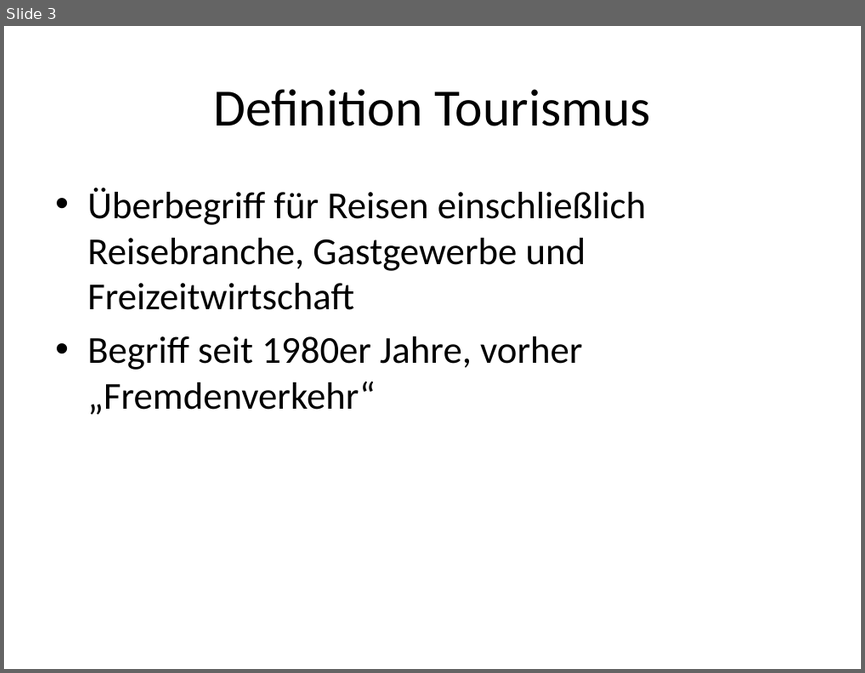
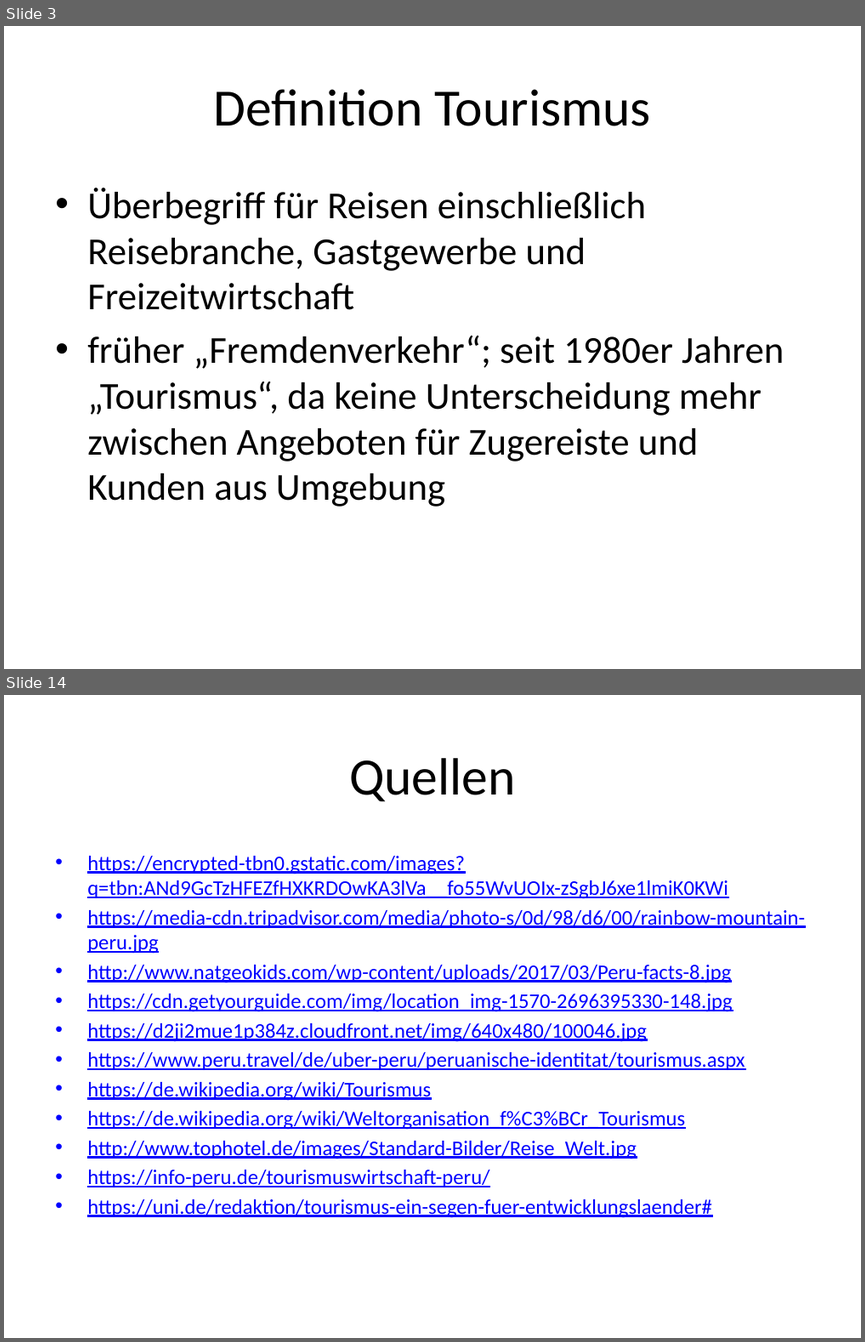
Before and after one commit to Hurafhev/flux-analytics, a slide deck: Tourismus in Peru.pptx. Shown one above the other, each under a label of ours: slide 3 before the commit, slides 3 and 14 after it; the slides between them are not shown. The pictures are 865x673 and 865x1342 pixels, drawn with LibreOffice and Linux fonts; fonts in the diff are those of the drawing. Boxes give left, top, right and bottom in pixels: in the first picture for what was removed or moved away, otherwise in the second. Text is boxed around its words. In the diff, an @@ line names an element or a change of style, - is before the commit and + after.

```diff
--- a/Tourismus in Peru.pptx
+++ b/Tourismus in Peru.pptx
@@ slide 14 added at (4,695,861,1338), background #FFFFFF @@
@@ title added at (349,758,515,801), 44 pt, text #000000 @@
+Quellen
@@ text added at (87,856,805,1218), 17.6 pt, text #0000FF, underline @@
+• https://encrypted-tbn0.gstatic.com/images?q=tbn:ANd9GcTzHFEZfHXKRDOwKA3lVa__fo55WvUOIx-zSgbJ6xe1lmiK0KWi
+• https://media-cdn.tripadvisor.com/media/photo-s/0d/98/d6/00/rainbow-mountain-peru.jpg
+• http://www.natgeokids.com/wp-content/uploads/2017/03/Peru-facts-8.jpg
+• https://cdn.getyourguide.com/img/location_img-1570-2696395330-148.jpg
+• https://d2ji2mue1p384z.cloudfront.net/img/640x480/100046.jpg
+• https://www.peru.travel/de/uber-peru/peruanische-identitat/tourismus.aspx
+• https://de.wikipedia.org/wiki/Tourismus
+• https://de.wikipedia.org/wiki/Weltorganisation_f%C3%BCr_Tourismus
+• http://www.tophotel.de/images/Standard-Bilder/Reise_Welt.jpg
+• https://info-peru.de/tourismuswirtschaft-peru/
+• https://uni.de/redaktion/tourismus-ein-segen-fuer-entwicklungslaender#
@@ slide 3 changed as well @@
@@ text at (87,335,783,506): text changed @@
-• Begriff seit 1980er Jahre, vorher „Fremdenverkehr“
+• früher „Fremdenverkehr“; seit 1980er Jahren „Tourismus“, da keine Unterscheidung mehr zwischen Angeboten für Zugereiste und Kunden aus Umgebung
```
Also in this commit, not shown: 2 other slides changed, 10 other slides added, 1 slide removed.
